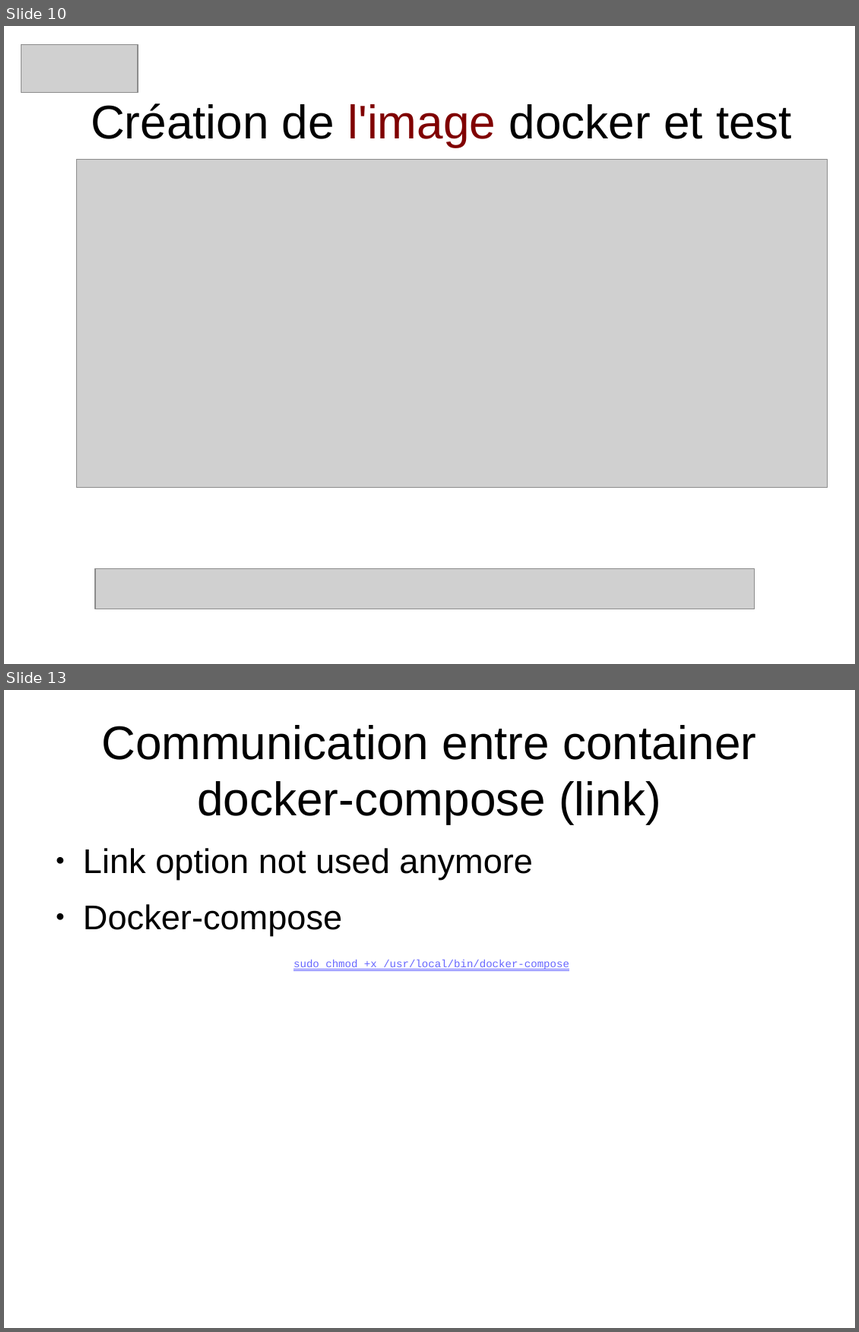
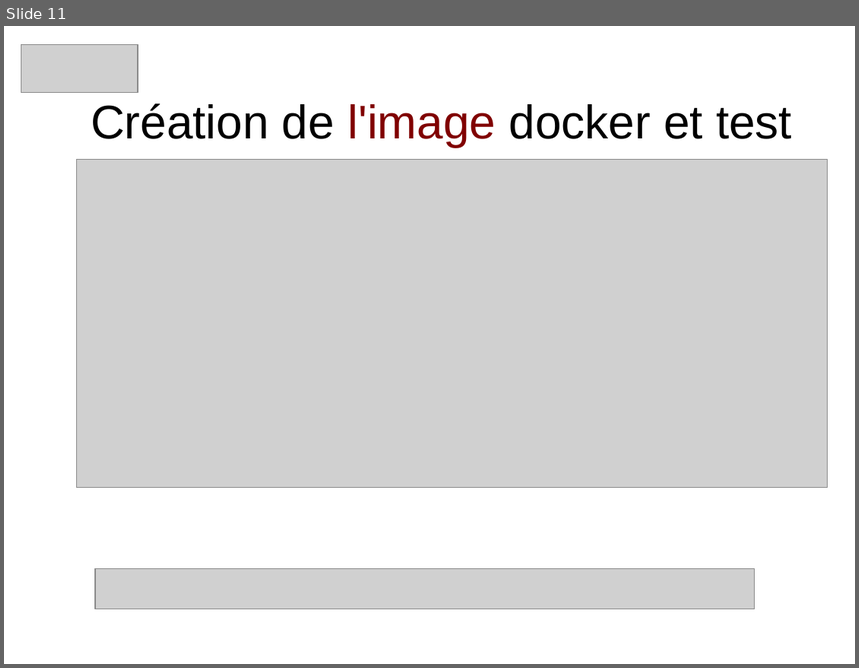
Before and after one commit to heylve/current, a slide deck: Rencontre_devs/docker_dev_conf_20_11_2017.odp. Shown one above the other, each under a label of ours: slides 10 and 13 before the commit, slide 11 after it; the slides between them are not shown. The pictures are 859x1332 and 859x668 pixels, drawn with LibreOffice and Linux fonts; fonts in the diff are those of the drawing; grey boxes stand for pictures. Boxes give left, top, right and bottom in pixels: in the first picture for what was removed or moved away, otherwise in the second. Text is boxed around its words. In the diff, an @@ line names an element or a change of style, - is before the commit and + after.

```diff
--- a/Rencontre_devs/docker_dev_conf_20_11_2017.odp
+++ b/Rencontre_devs/docker_dev_conf_20_11_2017.odp
@@ slide 13 removed at bbox=[4, 690, 855, 1328], background #FFFFFF @@
@@ title removed at bbox=[101, 725, 756, 825] @@
-Communication entre container docker-compose (link)
@@ text removed at bbox=[83, 848, 533, 936] @@
-● Link option not used anymore
-● Docker-compose
@@ text removed at bbox=[294, 960, 569, 971] @@
-sudo chmod +x /usr/local/bin/docker-compose
@@ what was slide 10 is now slide 11 @@
```
Also in this commit, not shown: 9 slides changed, 3 slides added, 7 other slides removed, 1 other file.
